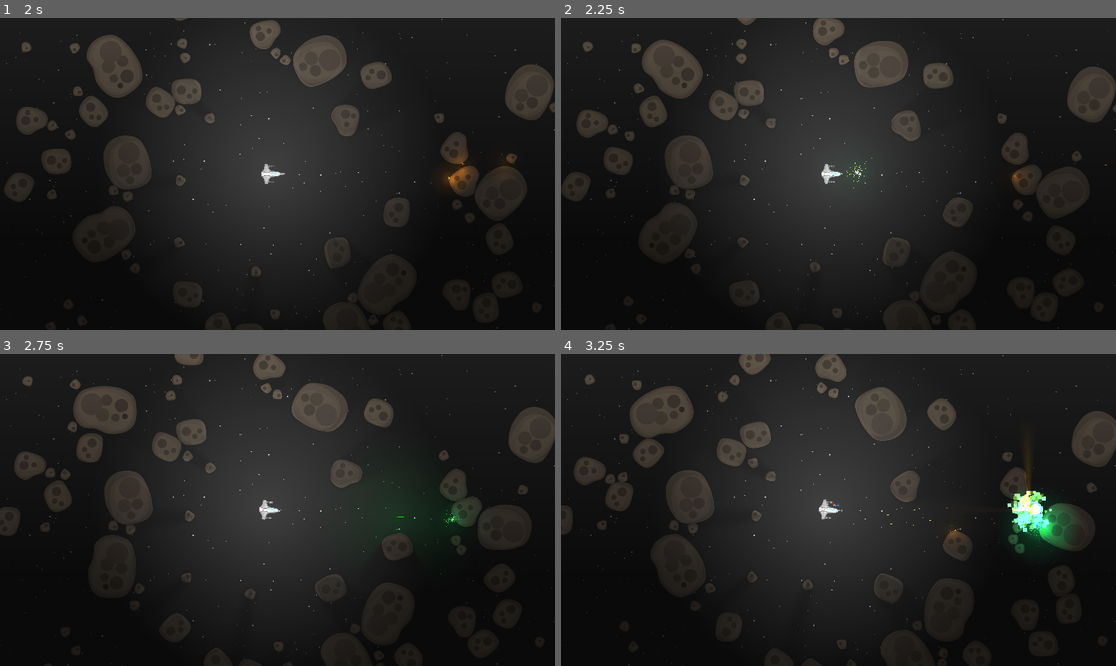
Above: before the commit, frames 1-4 (two rows, left to right).
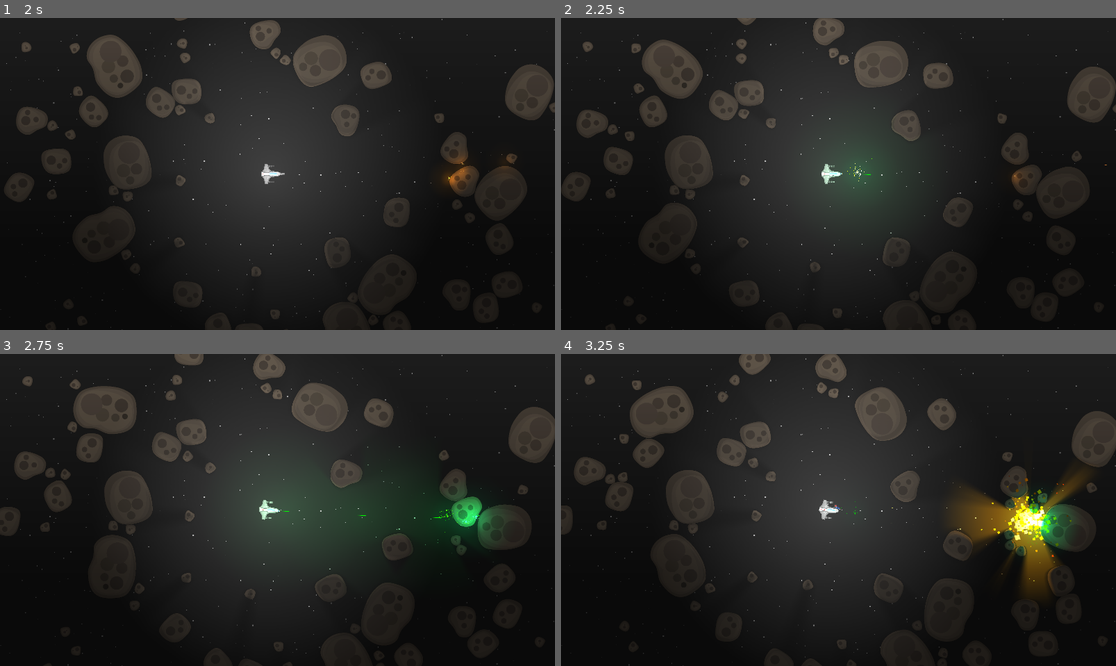
Above: after the commit, the same moments.

Repository: mkormout/graviton
Game: Godot game, scene res://world.tscn
The game is run twice, just before and just after one commit, with the same random seed, the same clock (stepped at 60 frames per second) and the same inputs.
Inputs:
- Up to frame 1 (2 s): hold W 0.53-1.28 s; hold Q 0.53-1.28 s; tap Space at 0.77, 1.52 s; tap E at 1.35 s
- Up to frame 2 (2.25 s): hold W from 2.03 s (still down); hold 1 from 2.03 s (still down)
- Up to frame 3 (2.75 s): keep holding W; keep holding 1
- Up to frame 4 (3.25 s): keep holding W; release 1 at 2.78 s; tap 2 at 2.85 s; tap Space at 3.02 s

Frame 1 is identical in both runs. In frame 2, less than 0.1% of the frame differs, in the area x 47-57%, y 44-54%; in frame 3, 1.0%; in frame 4, 3.9%, in the area x 46-97%, y 34-78%.

Commit message:
optimalization, laser speeeeeeeeeeeeedup :)

Diff:
--- a/prefabs/asteroid-death.tscn
+++ b/prefabs/asteroid-death.tscn
@@ -27,14 +27,14 @@
 
 [node name="Asteroid-death" type="Node2D"]
 script = ExtResource("1_eu0fv")
-time = 3.0
+time = 1.0
 
 [node name="CPUParticles2D" type="CPUParticles2D" parent="."]
 z_index = 256
 scale = Vector2(10, 10)
 amount = 200
-lifetime = 4.0
-preprocess = 4.0
+lifetime = 2.0
+preprocess = 2.0
 explosiveness = 1.0
 lifetime_randomness = 1.0
 direction = Vector2(2.08165e-12, 2.08165e-12)
--- a/prefabs/laser/laser-bullet-hit.tscn
+++ b/prefabs/laser/laser-bullet-hit.tscn
@@ -26,11 +26,12 @@
 
 [node name="LaserBulletHit" type="Node2D"]
 script = ExtResource("1_5ganj")
+time = 0.4
 
 [node name="CPUParticles2D" type="CPUParticles2D" parent="."]
 scale = Vector2(10, 10)
-amount = 200
-lifetime = 0.6
+amount = 100
+lifetime = 0.5
 explosiveness = 0.66
 direction = Vector2(2.08165e-12, 2.08165e-12)
 spread = 180.0
--- a/prefabs/laser/laser.tscn
+++ b/prefabs/laser/laser.tscn
@@ -14,7 +14,7 @@
 script = ExtResource("1_e5n1t")
 ammo = ExtResource("2_nvrsh")
 barrel = NodePath("Barrel")
-rate = 0.2
+rate = 0.1
 velocity = 20000.0
 recoil = 1.0
 sound = NodePath("AudioStreamPlayer2D")
